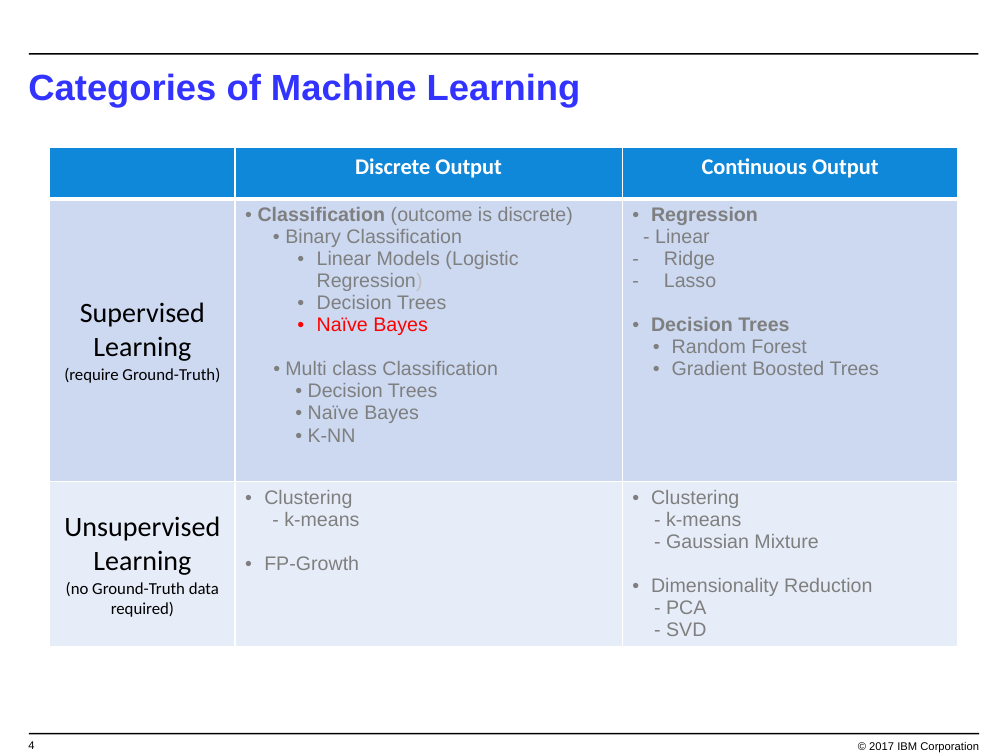
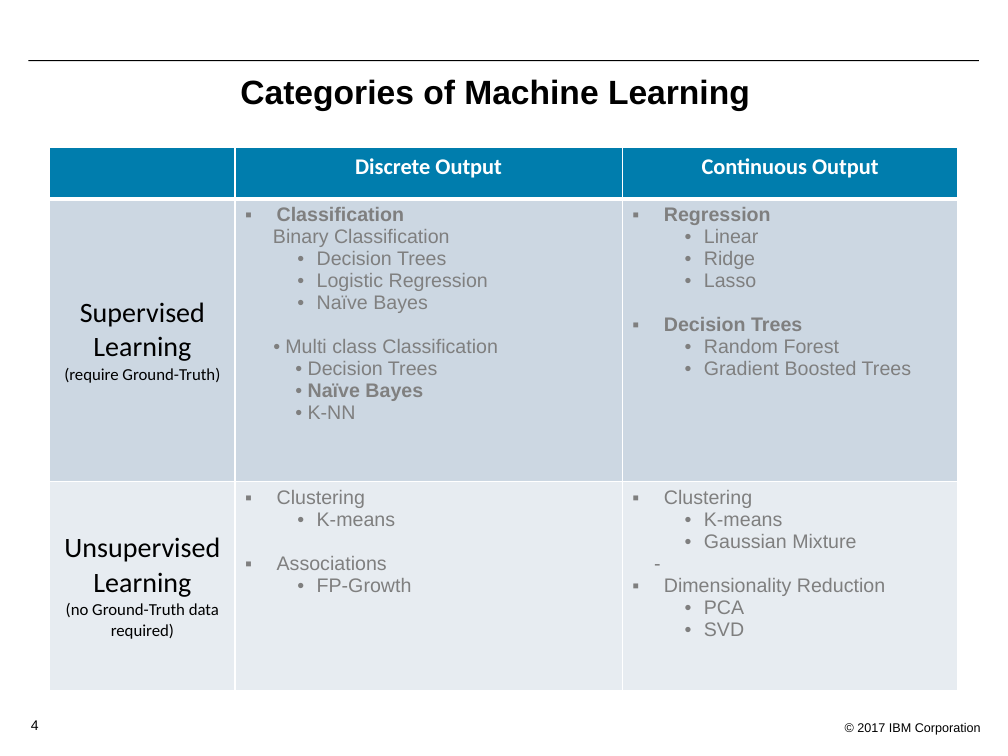
Before and after one commit to bleonardb3/Proof-of-Technology, a slide deck: slide 4 of DSX/Lab-2/Lab2-MachineLearning.pptx. Drawn at 1008x756 pixels with LibreOffice and Linux fonts; fonts in the diff are those of the drawing; background and template pictures are left out. Boxes give left, top, right and bottom in pixels: in the first picture for what was removed or moved away, otherwise in the second. Text is boxed around its words. In the diff, an @@ line names an element or a change of style, - is before the commit and + after.

Commit message:
Updated presentations
Updated presentations

```diff
--- a/DSX/Lab-2/Lab2-MachineLearning.pptx
+++ b/DSX/Lab-2/Lab2-MachineLearning.pptx
@@ line moved from (29, 53) - (979, 53) to (28, 60) - (979, 60) @@
@@ line (28, 60) - (979, 60): stroke #000000 1 pt to #000000 0.75 pt @@
@@ title "Categories of Machine Learning": place and size @@
-title "Categories of Machine Learning" at [28,73,581,108]
+title "Categories of Machine Learning" at [240,79,750,111]
@@ title "Categories of Machine Learning" at [240,79,750,111]: size 26 to 24 pt, text colour #3333FF to #000000; alignment left to centre @@
@@ table at [49,148,958,704] @@
-row 2, column 2: Classification (outcome is discrete) / Binary Classification / Linear Models (Logistic Regression) / Decision Trees / Naïve Bayes / Multi class Classification / Decision Trees / Naïve Bayes / K-NN
+row 2, column 2: Classification / Binary Classification / Decision Trees / Logistic Regression / Naïve Bayes / Multi class Classification / Decision Trees / Naïve Bayes / K-NN
-row 2, column 3: Regression / - Linear / Ridge / Lasso / Decision Trees / Random Forest / Gradient Boosted Trees
+row 2, column 3: Regression / Linear / Ridge / Lasso / Decision Trees / Random Forest / Gradient Boosted Trees
-row 3, column 2: Clustering / - k-means / FP-Growth
+row 3, column 2: Clustering / K-means / Associations / FP-Growth
-row 3, column 3: Clustering / - k-means / - Gaussian Mixture / Dimensionality Reduction / - PCA / - SVD
+row 3, column 3: Clustering / K-means / Gaussian Mixture / - / Dimensionality Reduction / PCA / SVD
@@ fill #1088DA to #007DAD in row 1 @@
@@ fill #CCDAF1 to #CCD7E3 in row 2 @@
@@ fill #E7EDF8 to #E7ECF1 in row 3 @@
@@ page number: place and size @@
-page number at [28,741,34,749]
+page number at [31,720,39,730]
@@ page number at [31,720,39,730]: size 8 to 10 pt @@
@@ text "© 2017 IBM Corporation": place and size @@
-text "© 2017 IBM Corporation" at [869,742,979,752]
+text "© 2017 IBM Corporation" at [857,723,981,735]
@@ text "© 2017 IBM Corporation" at [857,723,981,735]: size 8 to 9 pt @@
@@ line removed from (29, 734) to (979, 734) @@
```
Also in this commit, not shown: 9 other slides changed, 3 slides added, 3 slides removed.
